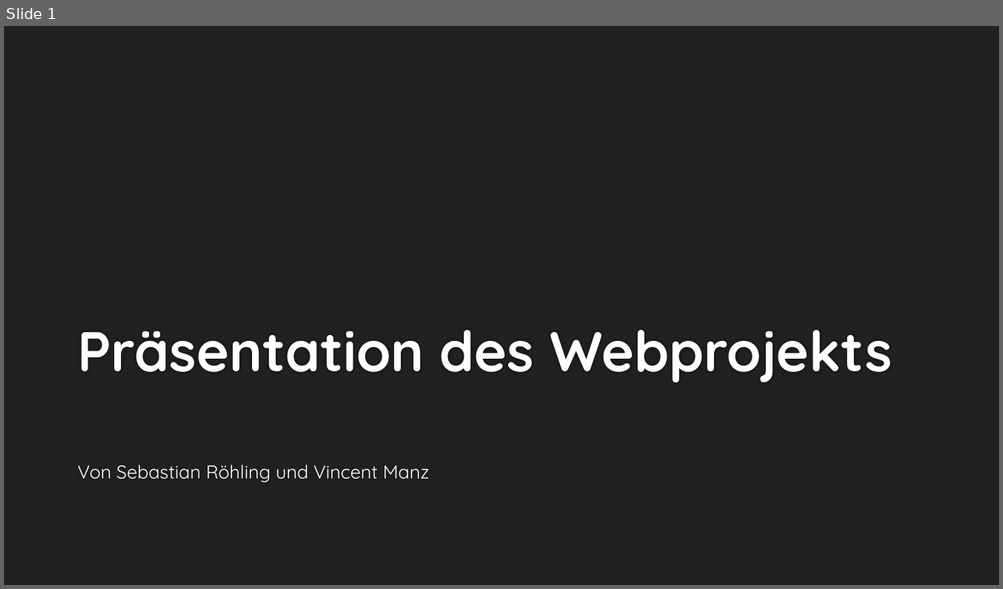
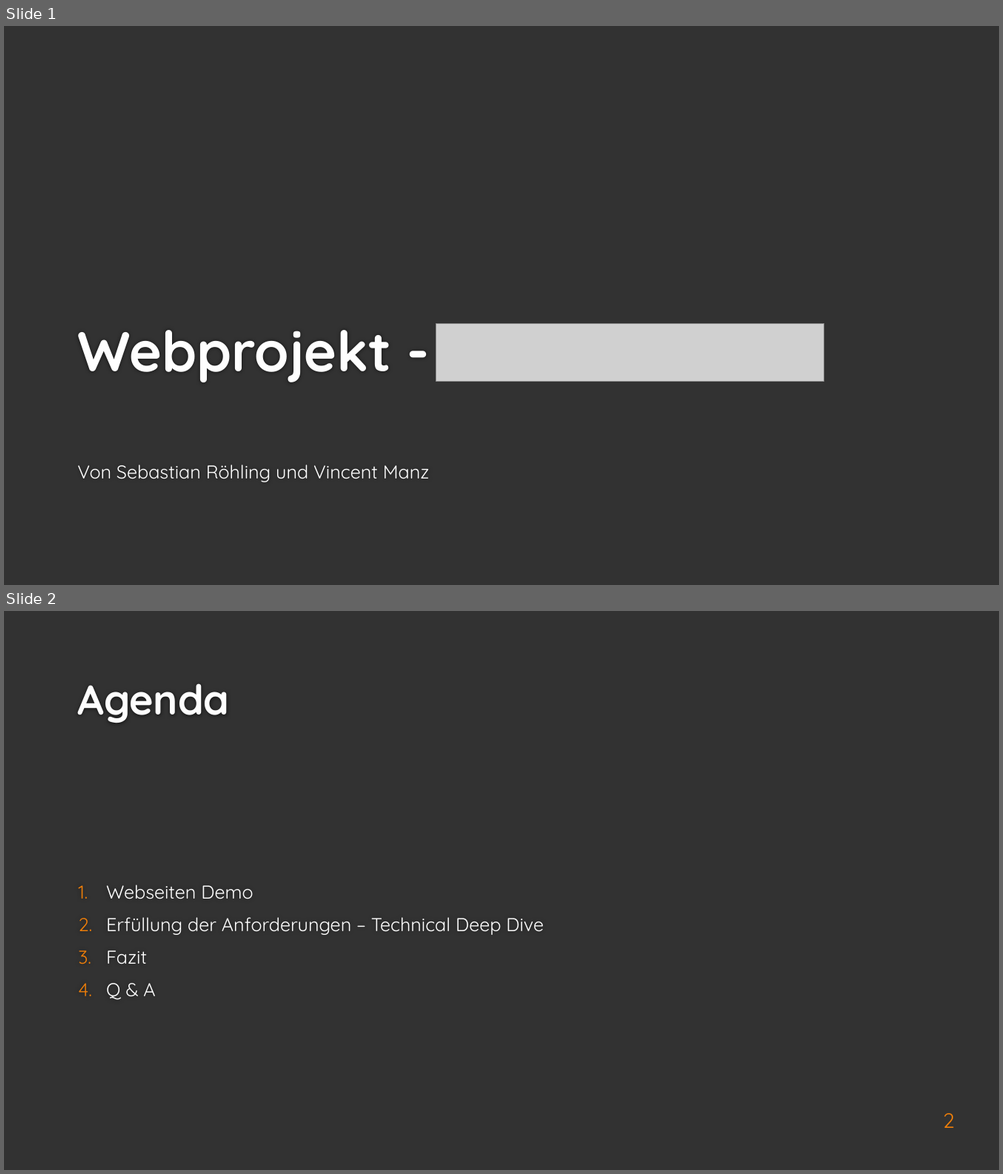
Before and after one commit to Jerobeam/OperationSteinkopfadler, a slide deck: WebProjekt.pptx. Shown one above the other, each under a label of ours: slide 1 before the commit, slides 1 and 2 after it. The pictures are 1003x589 and 1003x1174 pixels, drawn with LibreOffice and Linux fonts; fonts in the diff are those of the drawing; grey boxes stand for pictures; background and template pictures are left out. Boxes give left, top, right and bottom in pixels: in the first picture for what was removed or moved away, otherwise in the second. Text is boxed around its words. In the diff, an @@ line names an element or a change of style, - is before the commit and + after.

```diff
--- a/WebProjekt.pptx
+++ b/WebProjekt.pptx
@@ slide 2 added at (4, 611, 999, 1170), background #323232 @@
@@ title added at (77, 684, 230, 723), 40 pt, text #FEFEFE, bold @@
+Agenda
@@ text added at (106, 885, 543, 1000), 18 pt, text #FFFFFF @@
+1. Webseiten Demo
+2. Erfüllung der Anforderungen – Technical Deep Dive
+3. Fazit
+4. Q & A
@@ page number added at (942, 1113, 954, 1128), 20 pt, text #F07F09 @@
+2
@@ slide 1 changed as well @@
@@ background #212121 to #323232 @@
@@ title at (77, 330, 391, 383): text changed @@
-Präsentation des Webprojekts
+Webprojekt -
@@ picture added at (436, 323, 824, 382) @@
```
Also in this commit, not shown: 15 other slides added, 5 slides removed.
